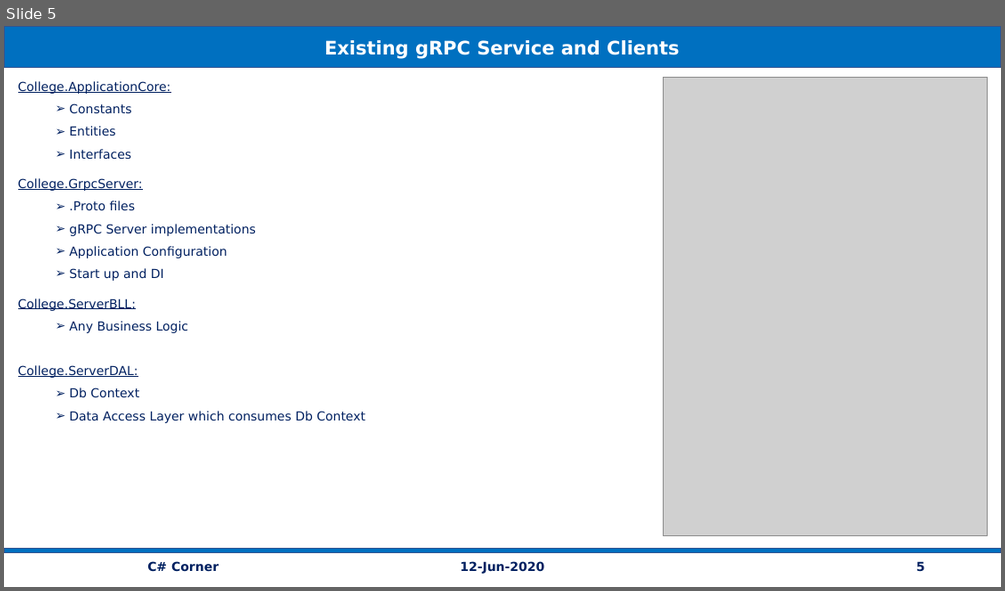
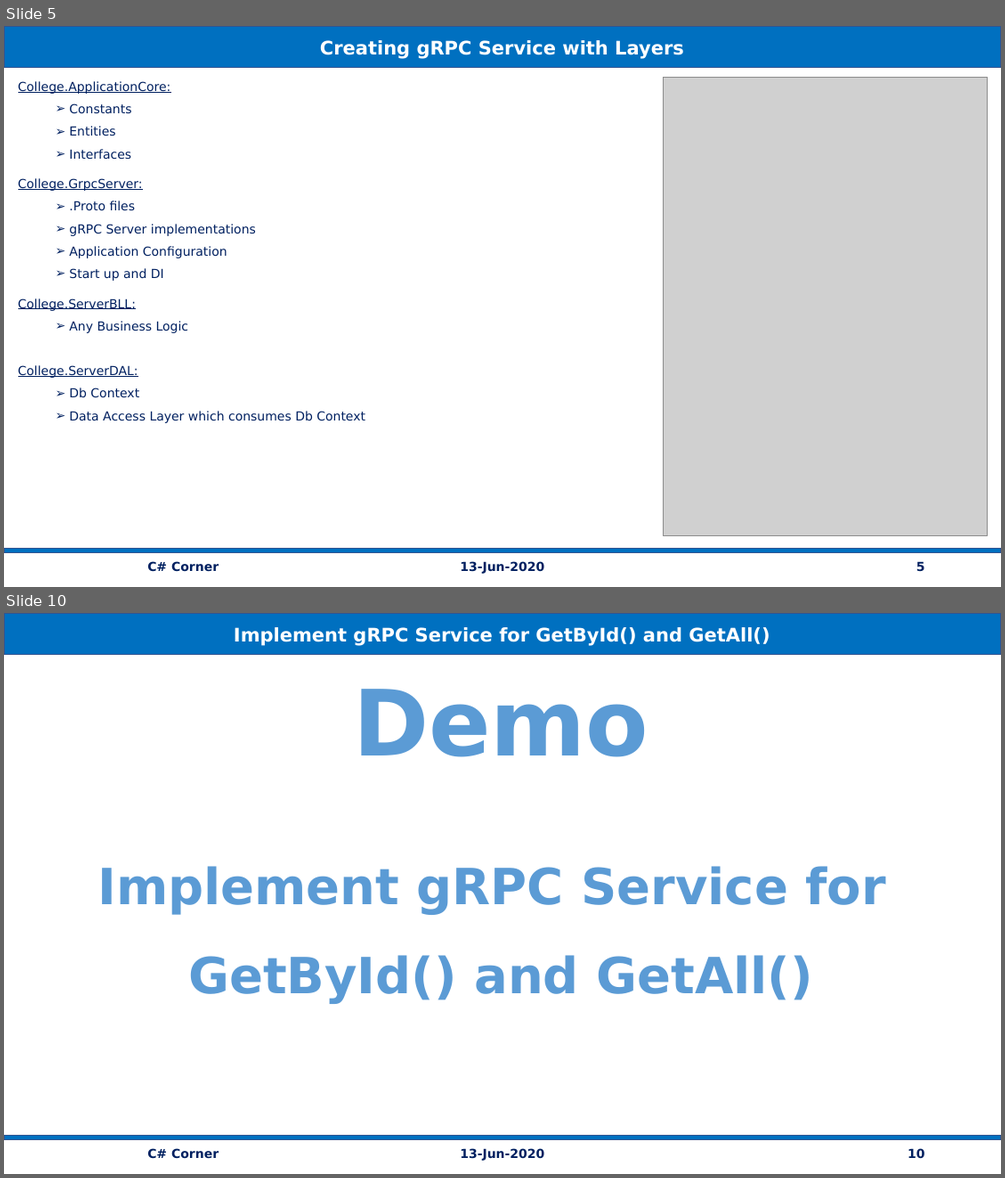
Before and after one commit to vishipayyallore/speaker_series_2021, a slide deck: CSharpCorner/gRPC_ASP.Net_EF3.x_Angular9_13Jun2020/Documentation/gRPC_Service_Efficient_MicroService.pptx. Shown one above the other, each under a label of ours: slide 5 before the commit, slides 5 and 10 after it; the slides between them are not shown. The pictures are 1005x591 and 1005x1178 pixels, drawn with LibreOffice and Linux fonts; fonts in the diff are those of the drawing; grey boxes stand for pictures. Boxes give left, top, right and bottom in pixels: in the first picture for what was removed or moved away, otherwise in the second. Text is boxed around its words. In the diff, an @@ line names an element or a change of style, - is before the commit and + after.

```diff
--- a/CSharpCorner/gRPC_ASP.Net_EF3.x_Angular9_13Jun2020/Documentation/gRPC_Service_Efficient_MicroService.pptx
+++ b/CSharpCorner/gRPC_ASP.Net_EF3.x_Angular9_13Jun2020/Documentation/gRPC_Service_Efficient_MicroService.pptx
@@ slide 10 added at [4, 613, 1001, 1174], background #FFFFFF @@
@@ rectangle added at [4, 614, 1000, 654], fill #0070C0, outline #325491 1 pt, 18 pt, text #FFFFFF, bold @@
+Implement gRPC Service for GetById() and GetAll()
@@ text added at [97, 689, 886, 1004], 48 pt, text #5B9BD5, bold @@
+Demo
+Implement gRPC Service for
+GetById() and GetAll()
@@ rectangle added at [4, 1135, 1000, 1140], fill #0070C0, outline #325491 1 pt @@
@@ text added at [147, 1148, 218, 1159], 12 pt, text #002060, bold @@
+C# Corner
@@ text added at [460, 1148, 544, 1160], 12 pt, text #002060, bold @@
+13-Jun-2020
@@ page number added at [907, 1148, 924, 1159], 12 pt, text #002060, bold @@
+10
@@ slide 5 changed as well @@
@@ text in rectangle at [320, 40, 684, 59]: text changed @@
-Existing gRPC Service and Clients
+Creating gRPC Service with Layers
@@ text at [460, 561, 544, 573]: text changed @@
-12-Jun-2020
+13-Jun-2020
```
Also in this commit, not shown: 10 other slides changed, 6 other slides added, 2 slides removed, 59 other files.
